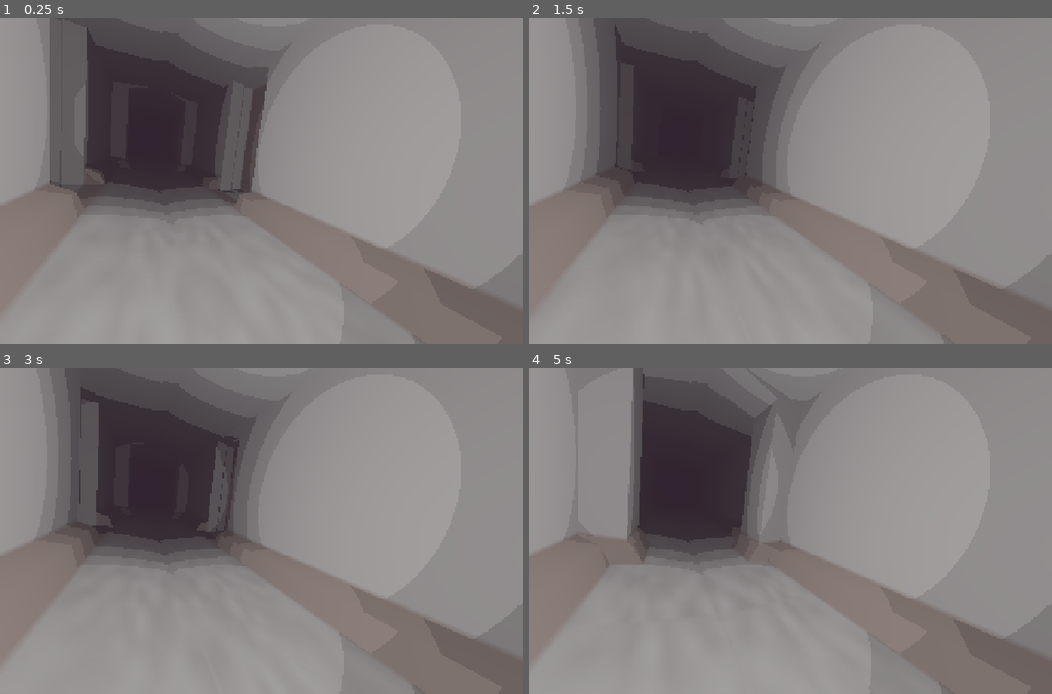
Above: before the commit, frames 1-4 (two rows, left to right).
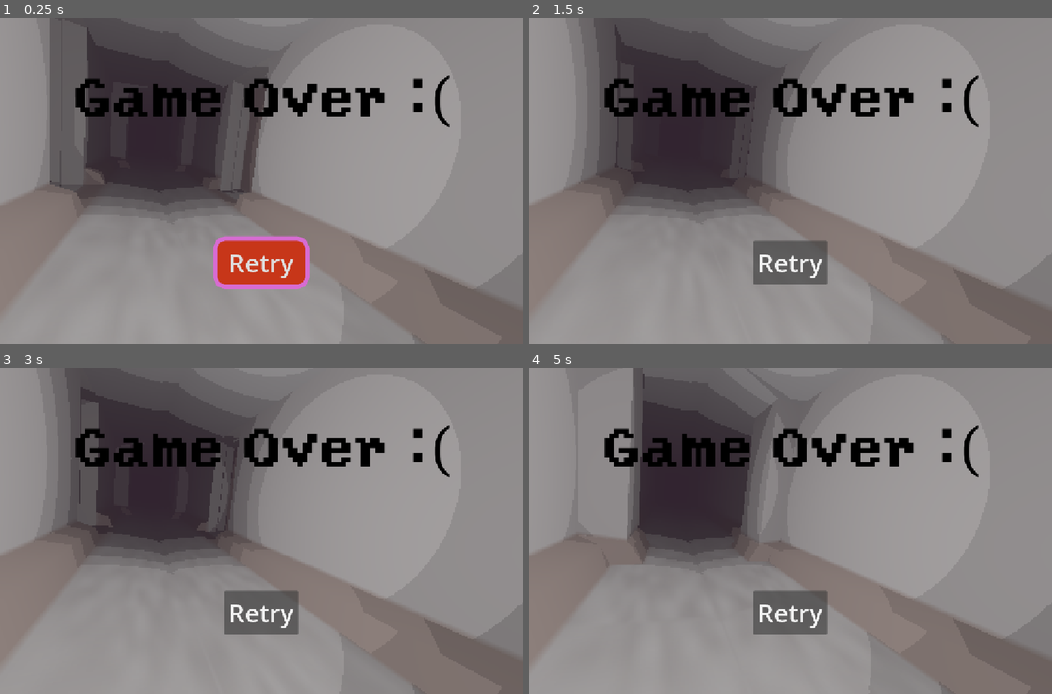
Above: after the commit, the same moments.

Repository: geekazodium/FALL-RGDC-GAME-JAM-2026
Game: Godot game, scene res://scenes/3DGameOver.tscn
Same seed, same stepped clock (60 frames per second), same inputs: the game is played once before the commit and once after it. This scene is started directly instead of the project's main scene. The engine's default icon, where the game draws it, is replaced by a stand-in: a white triangle on a blue panel in a dark square.
Inputs (mouse positions are in pixels of both pictures, inside the frame that each line leads up to):
- Up to frame 1 (0.25 s): no input
- Up to frame 2 (1.5 s): click (790, 262) at 0.5 s, where only the run after the commit has a clickable "Retry"; click (790, 262) at 1.25 s, where only the run after the commit has a clickable "Retry"
- Up to frame 3 (3 s): click (261, 612) at 2 s, where only the run after the commit has a clickable "Retry"; tap F (scream_1) at 2.85 s
- Up to frame 4 (5 s): tap J (scream_2) at 3.6 s; tap Enter at 4.25 s; tap F (scream_1) at 4.35 s

The runs differ from the first frame. In frame 1, 6.0% of the frame differs, in the area x 14-86%, y 17-84%; in frame 2, 5.0%; in frame 3, 5.1%; in frame 4, 5.1%.

Commit message:
win and lose screens unbroken again

Diff:
--- a/scenes/3DGameOver.tscn
+++ b/scenes/3DGameOver.tscn
@@ -2,6 +2,7 @@
 
 [ext_resource type="PackedScene" uid="uid://e4dut50npjkc" path="res://scenes/world/hallway.tscn" id="1_0jfsq"]
 [ext_resource type="Environment" uid="uid://jxix71skd1s3" path="res://assets/enviornment/world_enviornment.tres" id="2_pf6pb"]
+[ext_resource type="PackedScene" uid="uid://b6nb2vigpwv3e" path="res://scenes/Game_Over.tscn" id="4_b0evj"]
 [ext_resource type="Script" uid="uid://doiqqd8vgge77" path="res://scenes/camera_float.gd" id="9_dqvaa"]
 
 [sub_resource type="BoxMesh" id="BoxMesh_7o0as"]
@@ -56,3 +57,5 @@
 
 [node name="OmniLight3D" type="OmniLight3D" parent="SubViewportContainer/SubViewport" unique_id=2056829253]
 transform = Transform3D(1, 0, 0, 0, 1, 0, 0, 0, 1, 0.5110264, 0.44769388, -0.15256831)
+
+[node name="GameOver" parent="SubViewportContainer" unique_id=332619268 instance=ExtResource("4_b0evj")]
--- a/scenes/3DWinScreen.tscn
+++ b/scenes/3DWinScreen.tscn
@@ -2,8 +2,8 @@
 
 [ext_resource type="PackedScene" uid="uid://e4dut50npjkc" path="res://scenes/world/hallway.tscn" id="1_immr1"]
 [ext_resource type="Environment" uid="uid://jxix71skd1s3" path="res://assets/enviornment/world_enviornment.tres" id="2_hu1uy"]
-[ext_resource type="PackedScene" uid="uid://b6nb2vigpwv3e" path="res://scenes/Game_Over.tscn" id="3_cat8n"]
 [ext_resource type="PackedScene" uid="uid://218hehes6h5w" path="res://scenes/player.tscn" id="4_yd7kw"]
+[ext_resource type="PackedScene" uid="uid://oi6a2bpwexal" path="res://scenes/WinScreen.tscn" id="5_immr1"]
 [ext_resource type="Script" uid="uid://doiqqd8vgge77" path="res://scenes/camera_float.gd" id="5_kswib"]
 
 [sub_resource type="BoxMesh" id="BoxMesh_7o0as"]
@@ -39,8 +39,6 @@
 [node name="WorldEnvironment" type="WorldEnvironment" parent="SubViewportContainer/SubViewport" unique_id=1437734522]
 environment = ExtResource("2_hu1uy")
 
-[node name="Control" parent="SubViewportContainer/SubViewport" unique_id=773977489 instance=ExtResource("3_cat8n")]
-
 [node name="floor" type="StaticBody3D" parent="SubViewportContainer/SubViewport" unique_id=2011291205]
 transform = Transform3D(1, 0, 0, 0, 1, 0, 0, 0, 1, 0, -1.0492599, -0.1888982)
 
@@ -63,3 +61,6 @@
 
 [node name="OmniLight3D" type="OmniLight3D" parent="SubViewportContainer/SubViewport" unique_id=2056829253]
 transform = Transform3D(1, 0, 0, 0, 1, 0, 0, 0, 1, 0.5110264, 0.44769388, -0.15256831)
+
+[node name="Control" parent="SubViewportContainer" unique_id=1827753879 instance=ExtResource("5_immr1")]
+layout_mode = 2
